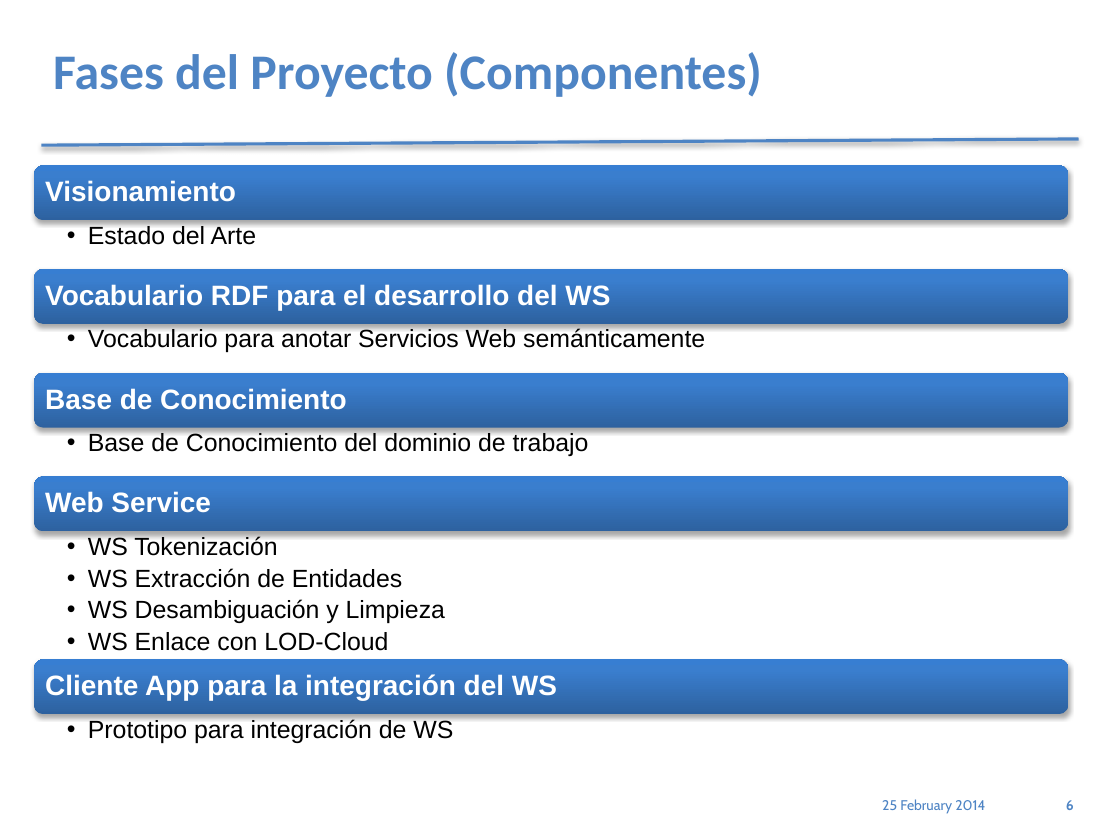
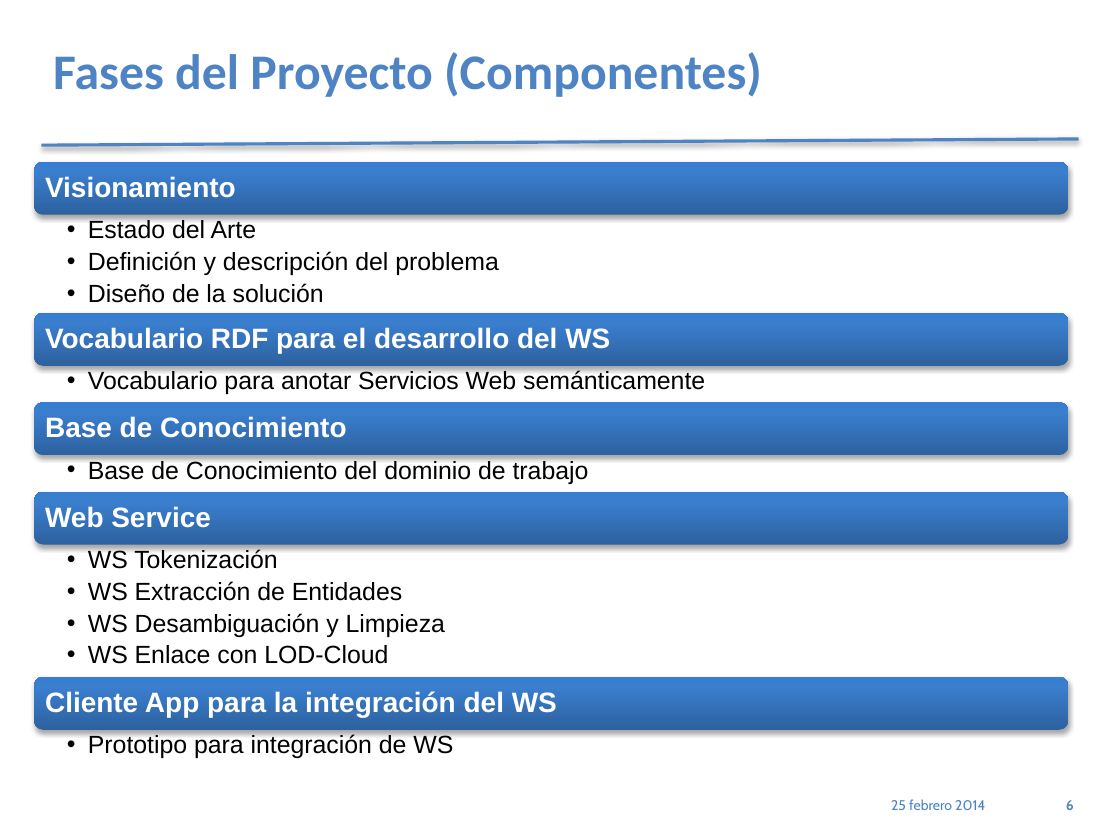
Before and after one commit to jholoc/proyectoScrapy, a slide deck: slide 6 of PlantillaPresetnacionPracticum_4.1.pptx. Drawn at 1120x840 pixels with LibreOffice and Linux fonts; fonts in the diff are those of the drawing. Boxes give left, top, right and bottom in pixels: in the first picture for what was removed or moved away, otherwise in the second. Text is boxed around its words. In the diff, an @@ line names an element or a change of style, - is before the commit and + after.

```diff
--- a/PlantillaPresetnacionPracticum_4.1.pptx
+++ b/PlantillaPresetnacionPracticum_4.1.pptx
@@ rounded rectangle: place and size @@
-rounded rectangle at <box>34,166,1067,221</box>
+rounded rectangle at <box>34,162,1067,215</box>
@@ text "Visionamiento": place and size @@
-text "Visionamiento" at <box>45,180,236,202</box>
+text "Visionamiento" at <box>45,176,236,198</box>
@@ text at <box>88,251,498,303</box>: paragraphs added @@
+  •• Definición y descripción del problema
+  •• Diseño de la solución
@@ rounded rectangle: place and size @@
-rounded rectangle at <box>34,269,1067,324</box>
+rounded rectangle at <box>34,312,1067,365</box>
@@ text "Vocabulario RDF para el desarrollo ...": place and size @@
-text "Vocabulario RDF para el desarrollo ..." at <box>45,284,610,310</box>
+text "Vocabulario RDF para el desarrollo ..." at <box>45,327,610,353</box>
@@ text "Vocabulario para anotar Servicios Web ...": place and size @@
-text "Vocabulario para anotar Servicios Web ..." at <box>88,327,705,352</box>
+text "Vocabulario para anotar Servicios Web ..." at <box>88,369,705,394</box>
@@ rounded rectangle: place and size @@
-rounded rectangle at <box>34,373,1067,428</box>
+rounded rectangle at <box>34,402,1067,455</box>
@@ text "Base de Conocimiento": place and size @@
-text "Base de Conocimiento" at <box>45,388,346,410</box>
+text "Base de Conocimiento" at <box>45,416,346,438</box>
@@ text "Base de Conocimiento del dominio ...": place and size @@
-text "Base de Conocimiento del dominio ..." at <box>88,431,589,456</box>
+text "Base de Conocimiento del dominio ..." at <box>88,459,589,484</box>
@@ text "WS Tokenización": place and size @@
-text "WS Tokenización" at <box>88,535,445,651</box>
+text "WS Tokenización" at <box>88,548,445,664</box>
@@ 2 rounded rectangles, 1 text: place and size @@
-2 rounded rectangles, 1 text at <box>34,476,1067,715</box>
+2 rounded rectangles, 1 text at <box>34,492,1067,729</box>
@@ text "Cliente App para la integración ...": place and size @@
-text "Cliente App para la integración ..." at <box>45,674,557,700</box>
+text "Cliente App para la integración ..." at <box>45,691,557,717</box>
@@ text "Prototipo para integración de WS": place and size @@
-text "Prototipo para integración de WS" at <box>88,718,453,743</box>
+text "Prototipo para integración de WS" at <box>88,733,453,758</box>
@@ text at <box>891,799,985,810</box>: text changed @@
-25 February 2014
+25 febrero 2014
```
Also in this commit, not shown: 7 other slides changed, 4 slides added, 6 other files.
